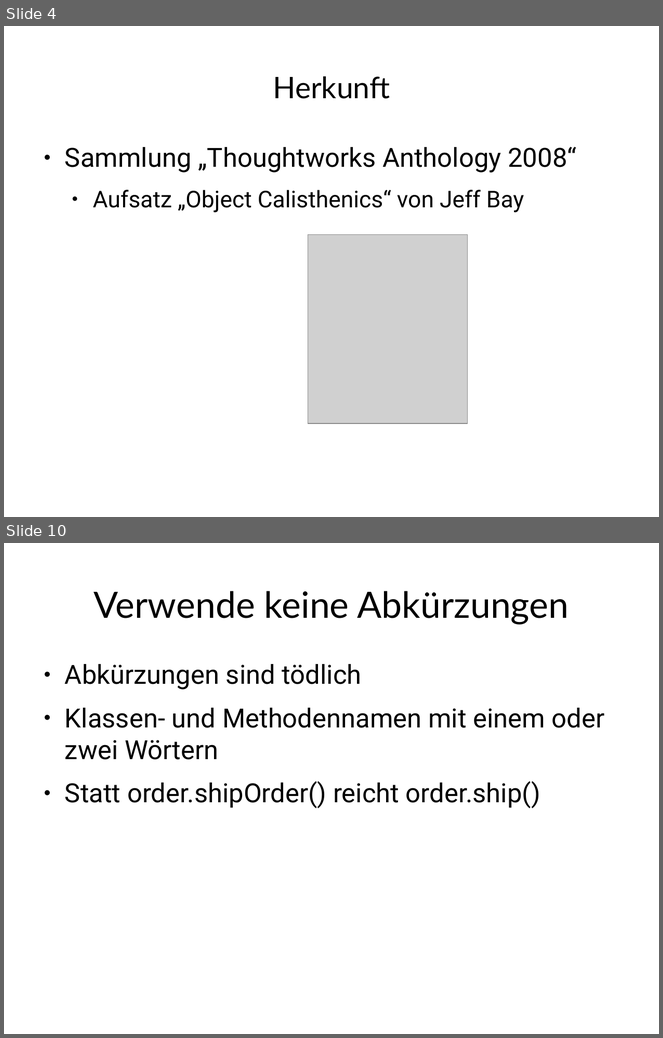
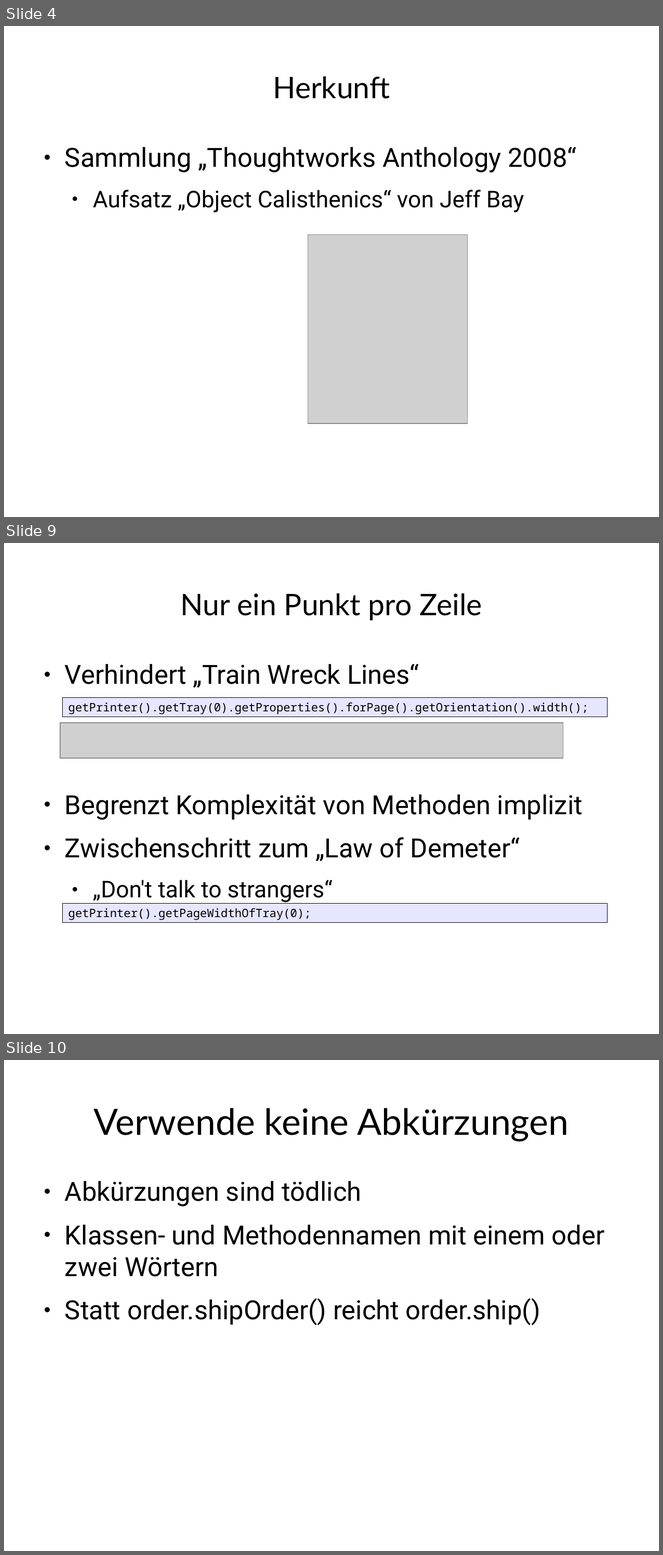
Before and after one commit to dlindner/vorlesung-se2-dhbw, a slide deck: added_2009/Object Calisthenics.odp. Shown one above the other, each under a label of ours: slides 4 and 10 before the commit, slides 4, 9 and 10 after it; the slides between them are not shown. The pictures are 663x1038 and 663x1555 pixels, drawn with LibreOffice and Linux fonts; fonts in the diff are those of the drawing; grey boxes stand for pictures; background and template pictures are left out. Boxes give left, top, right and bottom in pixels: in the first picture for what was removed or moved away, otherwise in the second. Text is boxed around its words. In the diff, an @@ line names an element or a change of style, - is before the commit and + after.

```diff
--- a/added_2009/Object Calisthenics.odp
+++ b/added_2009/Object Calisthenics.odp
@@ slide 9 added at box(4, 543, 659, 1034), background #FFFFFF @@
@@ title added at box(181, 593, 482, 620), 36 pt, text #000000 @@
+Nur ein Punkt pro Zeile
@@ text added at box(65, 664, 583, 904), 32 pt, text #000000 @@
+● Verhindert „Train Wreck Lines“
+● Begrenzt Komplexität von Methoden implizit
+● Zwischenschritt zum „Law of Demeter“
+  ● „Don't talk to strangers“
@@ rectangle added at box(62, 697, 608, 717), fill #E6E6FF, outline #000000 0 pt, 14 pt, text #000000 @@
+getPrinter().getTray(0).getProperties().forPage().getOrientation().width();
@@ picture added at box(60, 723, 563, 759) @@
@@ rectangle added at box(62, 903, 608, 923), fill #E6E6FF, outline #000000 0 pt, 14 pt, text #000000 @@
+getPrinter().getPageWidthOfTray(0);
```
Also in this commit, not shown: 10 slides changed, 1 slide removed.
